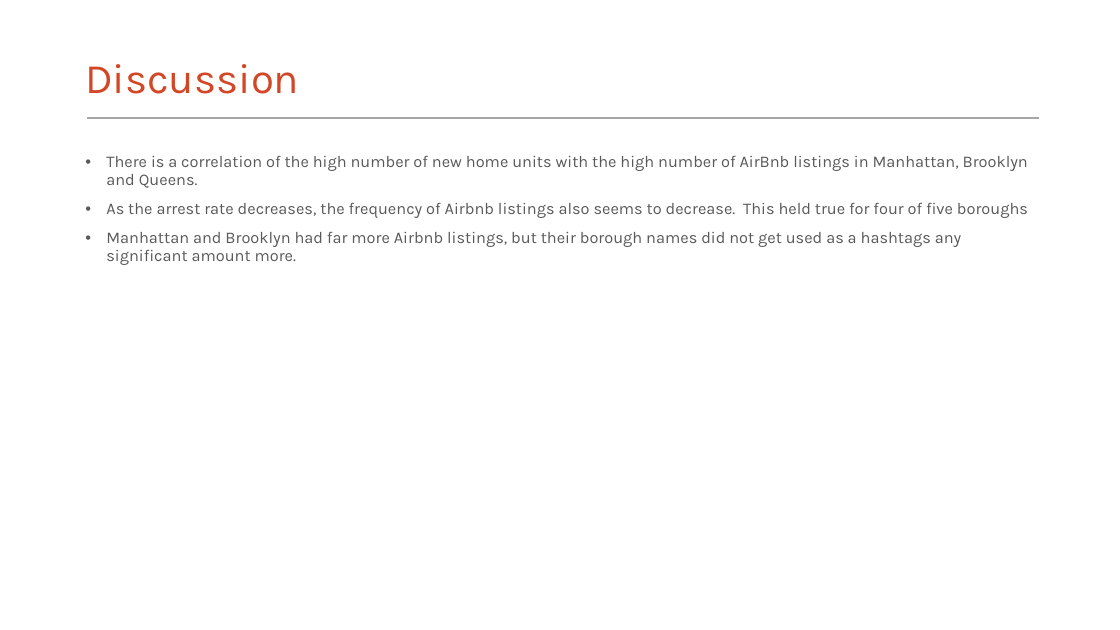
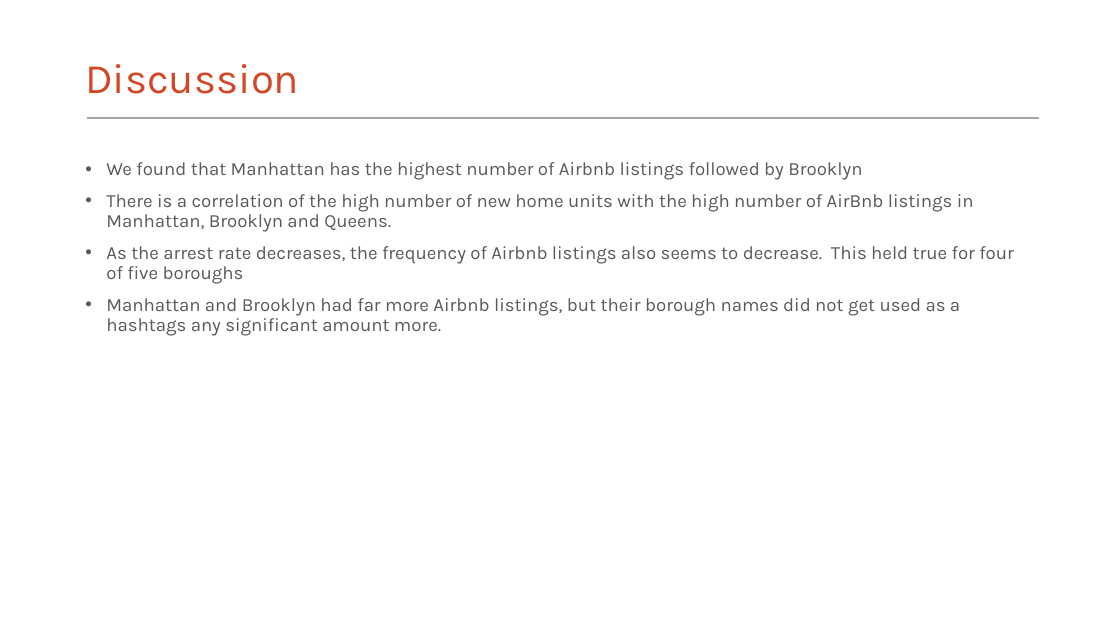
Before and after one commit to hayden4davey/Project1-Group2, a slide deck: slide 16 of Airbnb PPT.pptx. Drawn at 1120x630 pixels with LibreOffice and Linux fonts; fonts in the diff are those of the drawing. Boxes give left, top, right and bottom in pixels: in the first picture for what was removed or moved away, otherwise in the second. Text is boxed around its words. In the diff, an @@ line names an element or a change of style, - is before the commit and + after.

```diff
--- a/Airbnb PPT.pptx
+++ b/Airbnb PPT.pptx
@@ text at [106,162,862,180]: paragraph added @@
+• We found that Manhattan has the highest number of Airbnb listings followed by Brooklyn
@@ text at [106,194,1014,336]: size 14 to 16 pt in "There is a correlation of the high ...", "As the arrest rate decreases, the frequency ...", "Manhattan and Brooklyn had far more Airbnb ..." @@
```
Also in this commit, not shown: 2 other slides changed.
